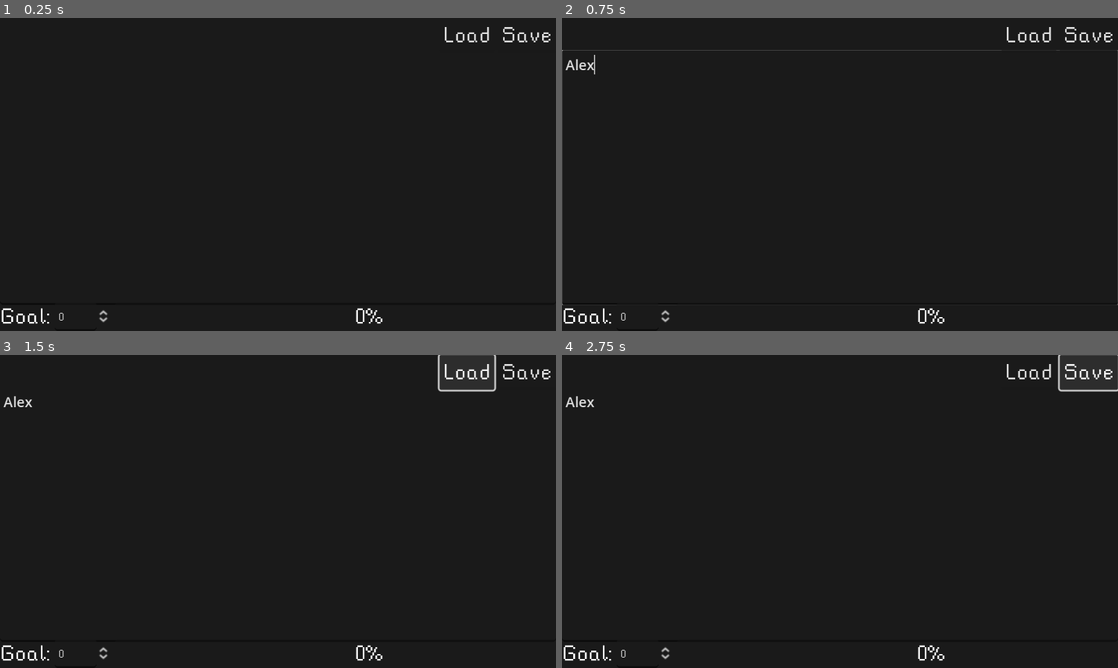
Above: before the commit, frames 1-4 (two rows, left to right).
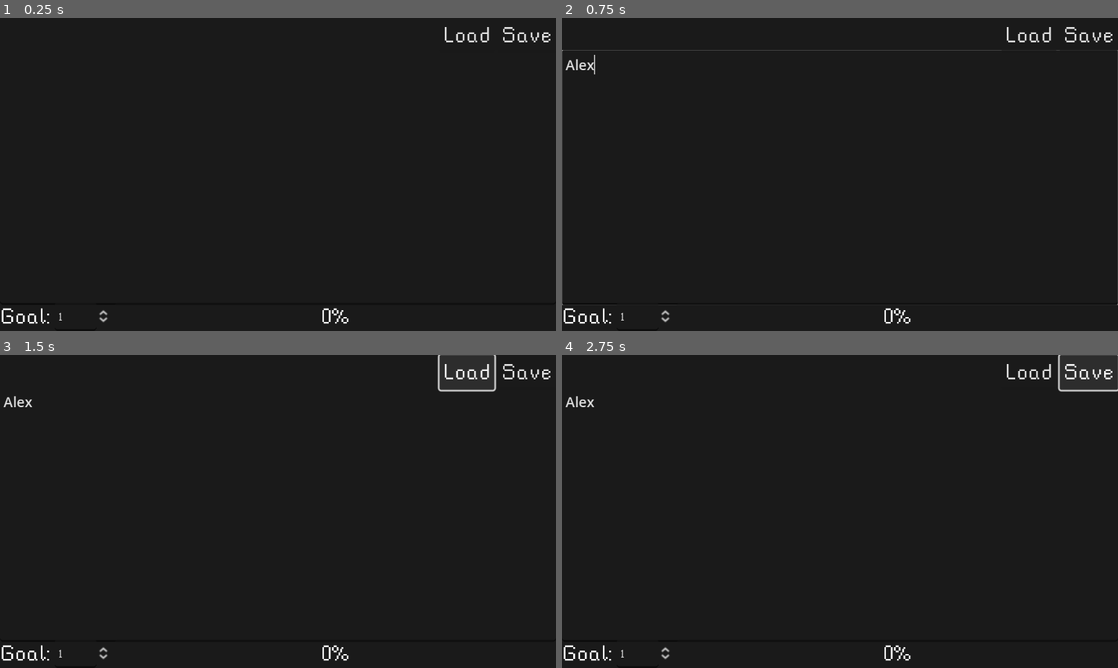
Above: after the commit, the same moments.

Repository: HibiscusPoet/Wordpository
Game: Godot game, scene res://main.tscn
The game is run twice, just before and just after one commit, with the same random seed, the same clock (stepped at 60 frames per second) and the same inputs.
Inputs (mouse positions are in pixels of both pictures, inside the frame that each line leads up to):
- Up to frame 1 (0.25 s): no input
- Up to frame 2 (0.75 s): click (840, 177) at 0.52 s; type "Alex" at 0.6 s
- Up to frame 3 (1.5 s): click "Load" at 1.25 s
- Up to frame 4 (2.75 s): click "Save" at 2 s

The runs differ from the first frame. In frame 1, 0.2% of the frame differs, in the area x 10-69%, y 92-98%; in frame 2, 0.2%, in the area x 10-100%, y 91-98%; in frame 3, 0.2%; in frame 4, 0.2%.

Commit message:
Final Commit

Diff:
--- a/main.gd
+++ b/main.gd
@@ -9,8 +9,11 @@
 #import Engine
 
 @onready var textEdit = $TextEdit
+@onready var progressBar = $HBoxContainer2/ProgressBar
+
 
 var text
+var goal = 1
 
 func _unhandled_input(event):
 	if Input.is_action_just_pressed("save"):
@@ -32,3 +35,21 @@
 	file.close()
 
 	return textInFile
+
+func CountWordInString(string:String):
+	var wordTotal = -1
+	var previousSpace = 0
+
+	while (previousSpace != -1):
+		previousSpace = string.find(" ", previousSpace + 1)
+		wordTotal += 1
+
+	return wordTotal
+
+func _on_text_edit_text_changed():
+	var currentWord = CountWordInString($TextEdit.text)
+	progressBar.value = (currentWord / goal) * 100
+	#divide small number by big number and multiply by 100
+
+func _on_spin_box_value_changed(value):
+	goal = value
--- a/main.tscn
+++ b/main.tscn
@@ -7,9 +7,13 @@
 default_font = ExtResource("1_qle0r")
 default_font_size = 16
 
+[sub_resource type="StyleBoxFlat" id="StyleBoxFlat_trcy1"]
+bg_color = Color(0.462745, 0.439216, 0.45098, 1)
+
 [sub_resource type="Theme" id="Theme_0ksy8"]
 default_font = ExtResource("1_qle0r")
 default_font_size = 30
+ProgressBar/styles/fill = SubResource("StyleBoxFlat_trcy1")
 
 [sub_resource type="Theme" id="Theme_gx58o"]
 default_font = ExtResource("1_qle0r")
@@ -50,12 +54,14 @@
 
 [node name="HBoxContainer2" type="HBoxContainer" parent="."]
 layout_mode = 1
-anchors_preset = 2
+anchors_preset = 12
 anchor_top = 1.0
+anchor_right = 1.0
 anchor_bottom = 1.0
 offset_top = -33.0
-offset_right = 719.0
+grow_horizontal = 2
 grow_vertical = 0
+alignment = 1
 
 [node name="GoalLabel" type="Label" parent="HBoxContainer2"]
 layout_mode = 2
@@ -66,7 +72,9 @@
 [node name="SpinBox" type="SpinBox" parent="HBoxContainer2"]
 layout_mode = 2
 theme = SubResource("Theme_2wg23")
+min_value = 1.0
 max_value = 999999.0
+value = 1.0
 rounded = true
 
 [node name="ProgressBar" type="ProgressBar" parent="HBoxContainer2"]
@@ -92,3 +100,6 @@
 layout_mode = 2
 theme = SubResource("Theme_l444d")
 text = "Save"
+
+[connection signal="text_changed" from="TextEdit" to="." method="_on_text_edit_text_changed"]
+[connection signal="value_changed" from="HBoxContainer2/SpinBox" to="." method="_on_spin_box_value_changed"]
Not shown: 1 places in main.tscn that only renumber resources
